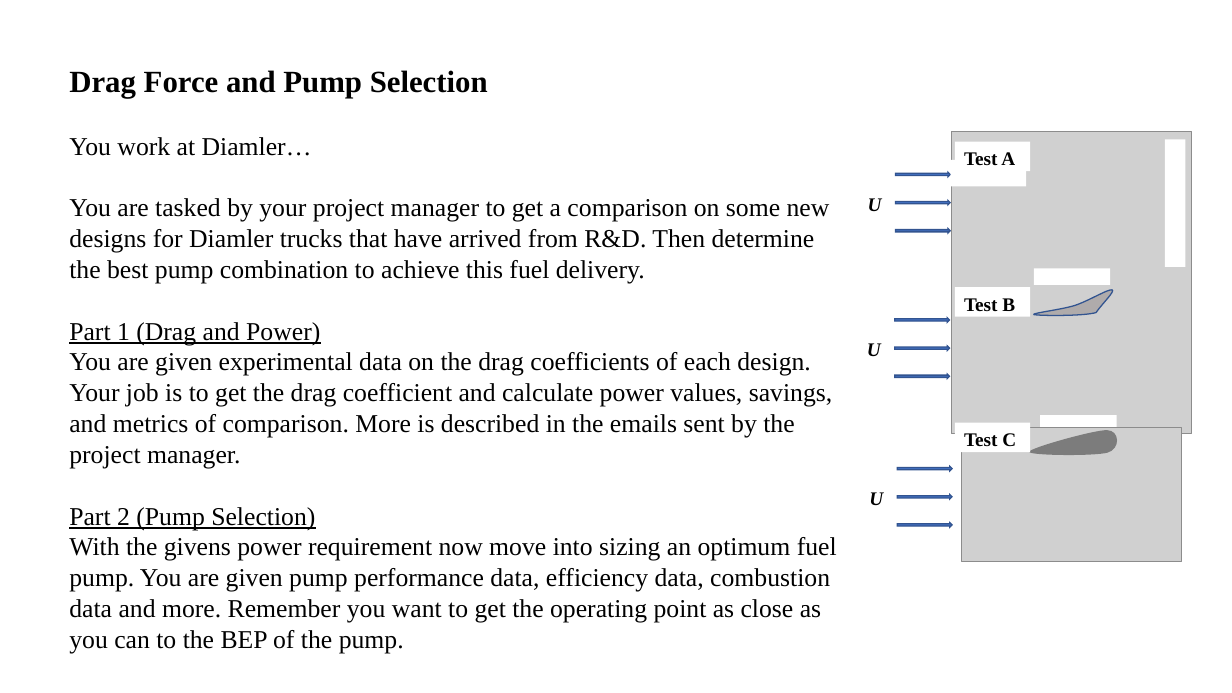
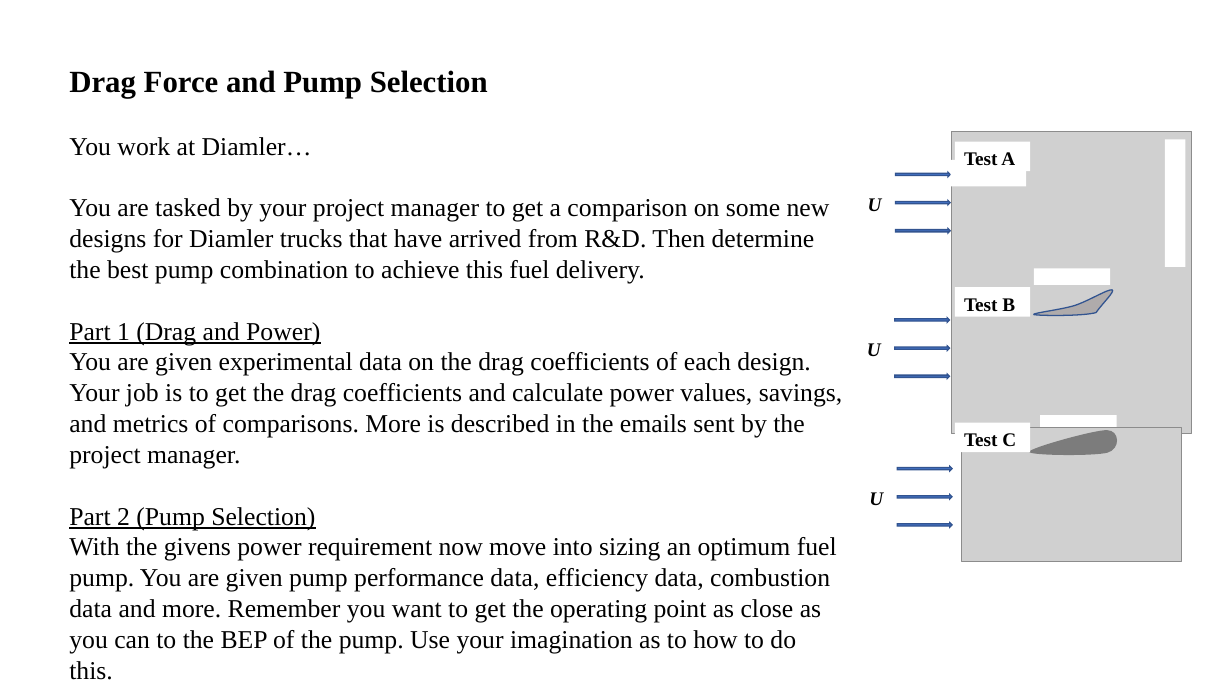
Before and after one commit to smohler/ME322-S20, a slide deck: slide 1 of projects/Project-2.pptx. Drawn at 1232x693 pixels with LibreOffice and Linux fonts; fonts in the diff are those of the drawing; grey boxes stand for pictures. Boxes give left, top, right and bottom in pixels: in the first picture for what was removed or moved away, otherwise in the second. Text is boxed around its words. In the diff, an @@ line names an element or a change of style, - is before the commit and + after.

Commit message:
Project 2 finalized w/ new due date!

```diff
--- a/projects/Project-2.pptx
+++ b/projects/Project-2.pptx
@@ text at bbox=[69, 352, 842, 468]: text changed @@
-You are given experimental data on the drag coefficients of each design. Your job is to get the drag coefficient and calculate power values, savings, and metrics of comparison. More is described in the emails sent by the project manager.
+You are given experimental data on the drag coefficients of each design. Your job is to get the drag coefficients and calculate power values, savings, and metrics of comparisons. More is described in the emails sent by the project manager.
@@ text at bbox=[69, 537, 837, 653]: text changed @@
-With the givens power requirement now move into sizing an optimum fuel pump. You are given pump performance data, efficiency data, combustion data and more. Remember you want to get the operating point as close as you can to the BEP of the pump.
+With the givens power requirement now move into sizing an optimum fuel pump. You are given pump performance data, efficiency data, combustion data and more. Remember you want to get the operating point as close as you can to the BEP of the pump. Use your imagination as to how to do this.
```
Also in this commit, not shown: 3 other slides changed, 3 other files.
